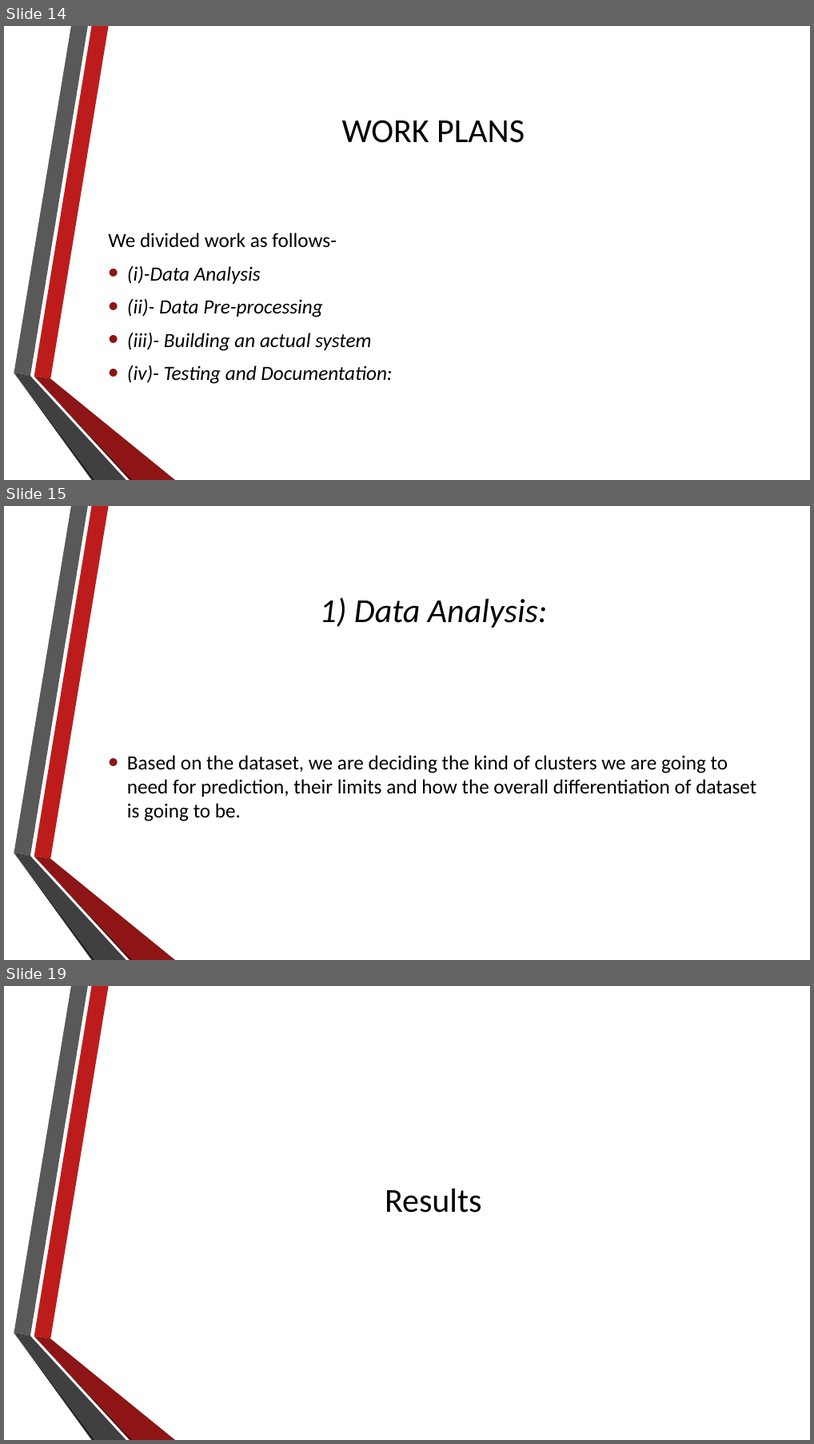
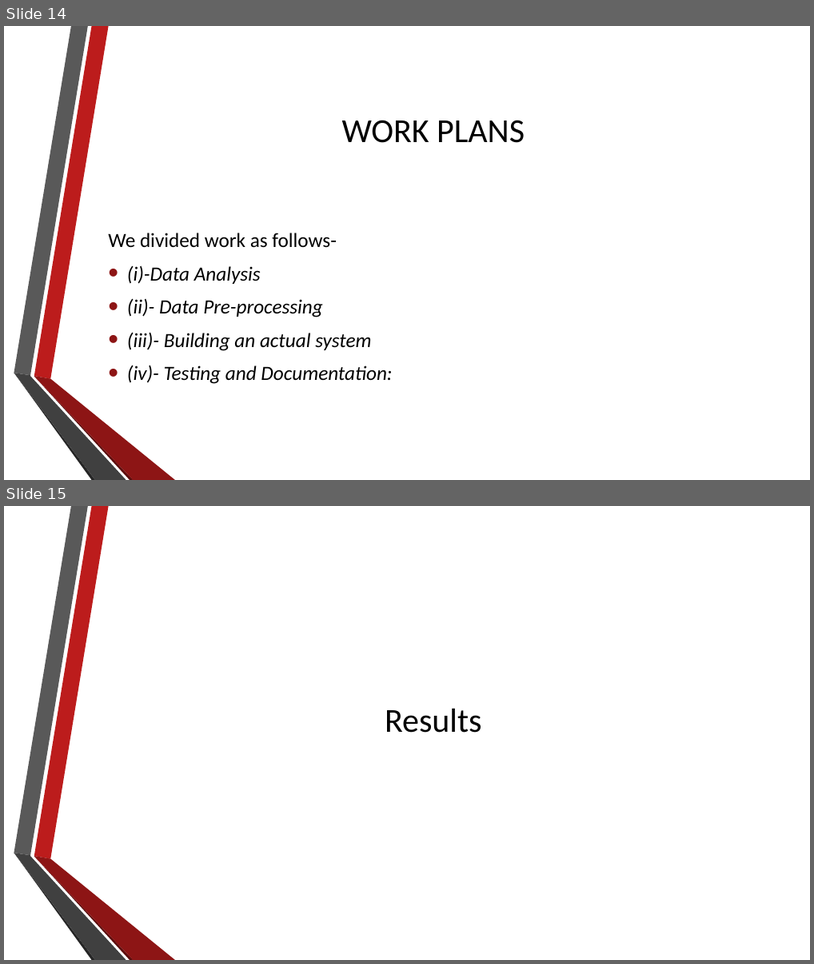
Before and after one commit to shubhamg199630/heart_disease_detection, a slide deck: Presentation.pptx. Shown one above the other, each under a label of ours: slides 14, 15 and 19 before the commit, slides 14 and 15 after it; the slides between them are not shown. The pictures are 814x1444 and 814x964 pixels, drawn with LibreOffice and Linux fonts; fonts in the diff are those of the drawing; background and template pictures are left out. Boxes give left, top, right and bottom in pixels: in the first picture for what was removed or moved away, otherwise in the second. Text is boxed around its words. In the diff, an @@ line names an element or a change of style, - is before the commit and + after.

```diff
--- a/Presentation.pptx
+++ b/Presentation.pptx
@@ slide 15 removed at box(4, 506, 810, 960), background picture (left out); not listed: 6 template elements that a slide beside it also shows @@
@@ title removed at box(320, 597, 547, 628) @@
-1) Data Analysis:
@@ text removed at box(127, 755, 757, 821) @@
-• Based on the dataset, we are deciding the kind of clusters we are going to need for prediction, their limits and how the overall differentiation of dataset is going to be.
@@ what was slide 19 is now slide 15 @@
```
Also in this commit, not shown: 7 slides changed, 3 other slides removed, 1 other file.
